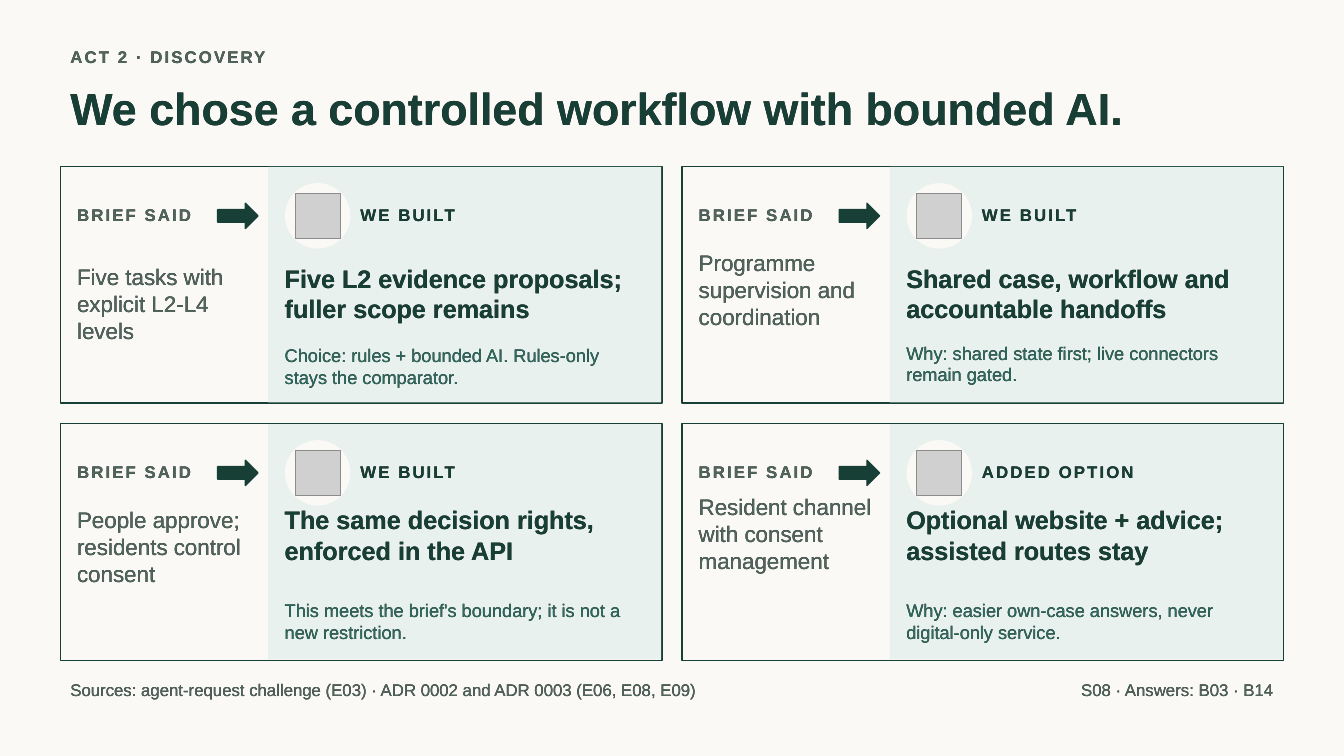
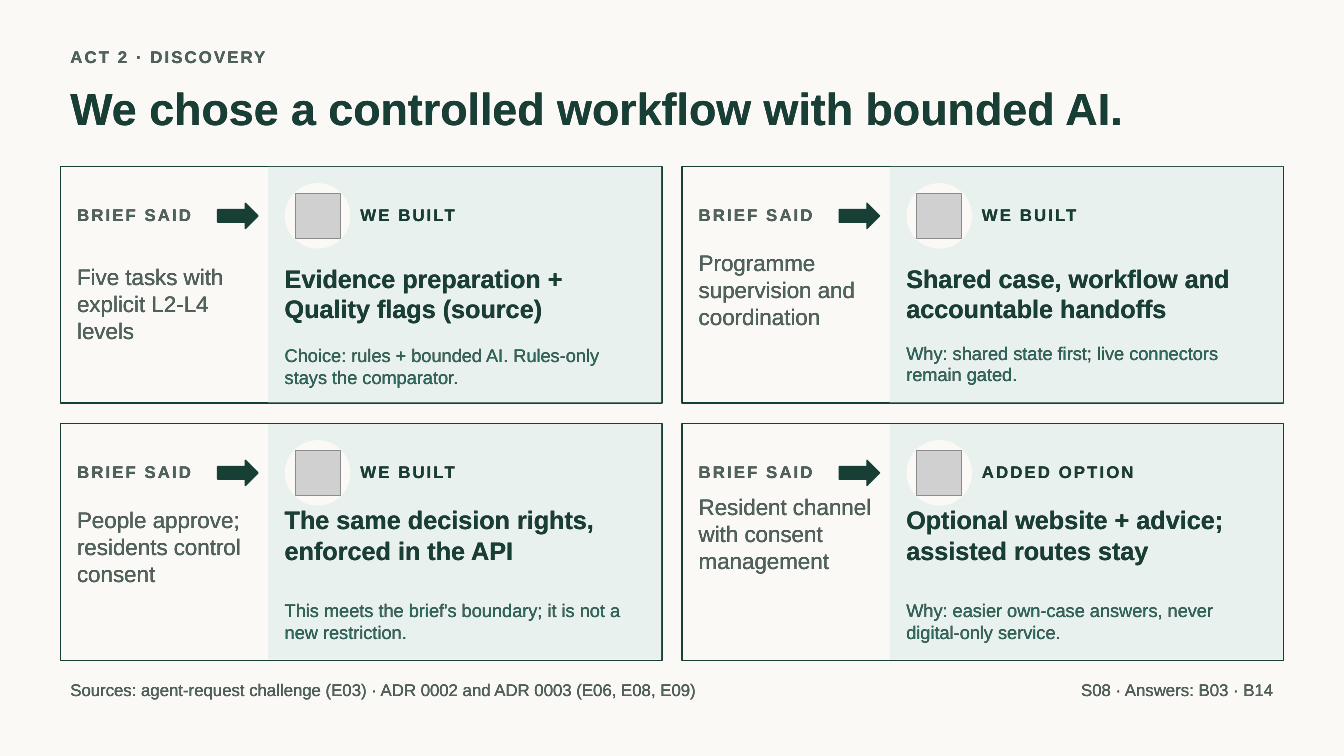
Before and after one commit to jmservera/ama, a slide deck: slide 9 of docs/capstone/deck/zava-forward-cowork-v2-draft.pptx. Drawn at 1344x756 pixels with LibreOffice and Linux fonts; fonts in the diff are those of the drawing; grey boxes stand for pictures. Boxes give left, top, right and bottom in pixels: in the first picture for what was removed or moved away, otherwise in the second. Text is boxed around its words. In the diff, an @@ line names an element or a change of style, - is before the commit and + after.

```diff
--- a/docs/capstone/deck/zava-forward-cowork-v2-draft.pptx
+++ b/docs/capstone/deck/zava-forward-cowork-v2-draft.pptx
@@ text at (x1=285, y1=269, x2=542, y2=324): text changed @@
-Five L2 evidence proposals; fuller scope remains
+Evidence preparation + Quality flags (source)
```
Also in this commit, not shown: 11 other slides changed, 17 other files.
